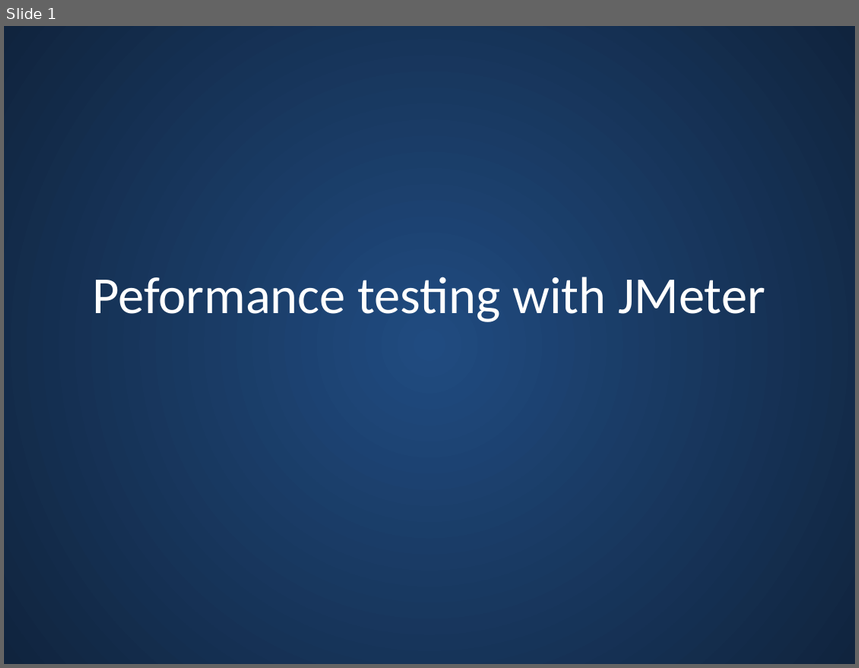
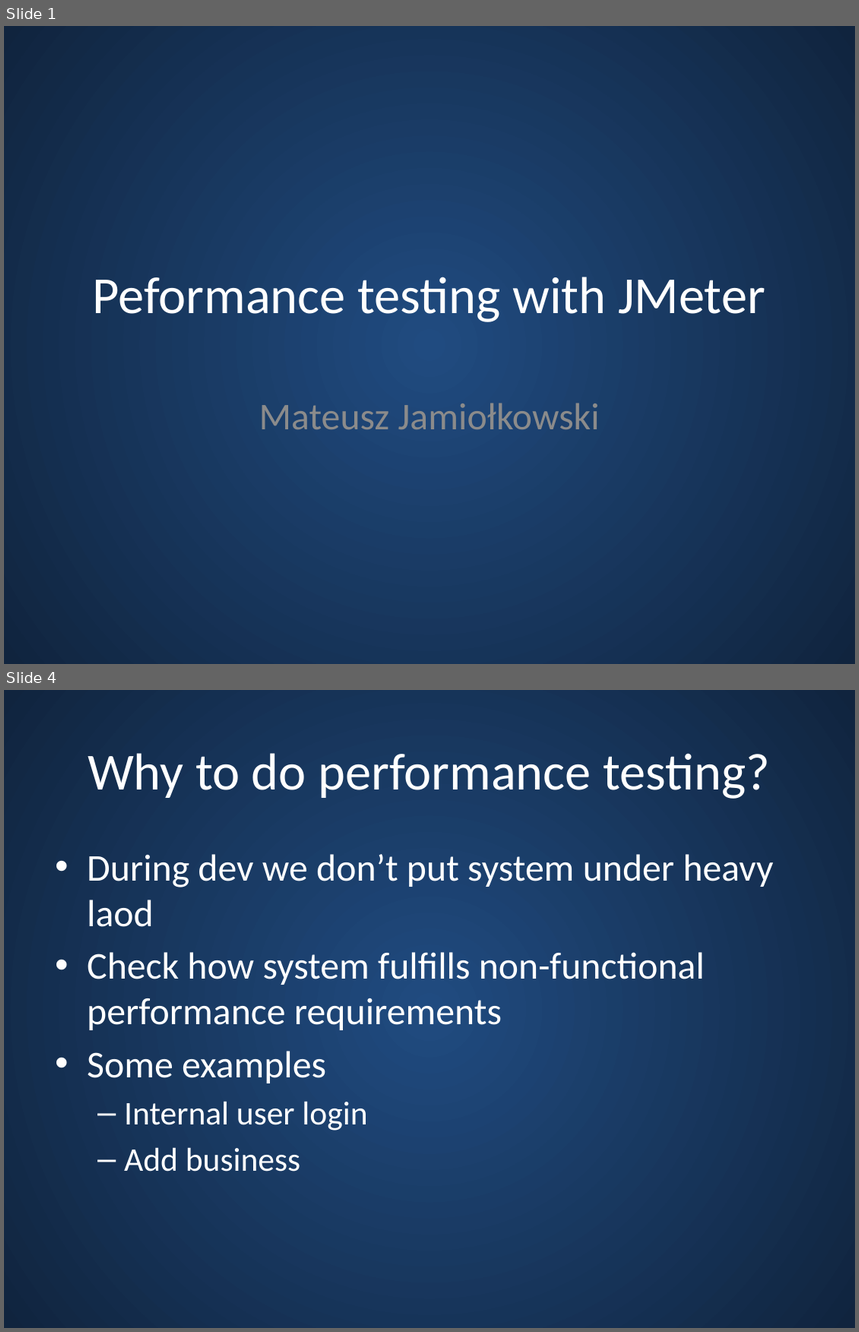
Before and after one commit to m-j/jmeter-demo, a slide deck: presentation/Jmeter-performance-tests.pptx. Shown one above the other, each under a label of ours: slide 1 before the commit, slides 1 and 4 after it; the slides between them are not shown. The pictures are 859x668 and 859x1332 pixels, drawn with LibreOffice and Linux fonts; fonts in the diff are those of the drawing. Boxes give left, top, right and bottom in pixels: in the first picture for what was removed or moved away, otherwise in the second. Text is boxed around its words. In the diff, an @@ line names an element or a change of style, - is before the commit and + after.

```diff
--- a/presentation/Jmeter-performance-tests.pptx
+++ b/presentation/Jmeter-performance-tests.pptx
@@ slide 4 added at (4,690,855,1328), background gradient #204B80 to #0F243E @@
@@ title added at (88,753,770,799), 44 pt, text #FFFFFF @@
+Why to do performance testing?
@@ text added at (87,854,774,1172), 32 pt, text #FFFFFF @@
+• During dev we don’t put system under heavy laod
+• Check how system fulfills non-functional performance requirements
+• Some examples
+  – Internal user login
+  – Add business
@@ slide 1 changed as well @@
@@ subtitle added at (259,403,600,430), 32 pt, text #8C8C8C @@
+Mateusz Jamiołkowski
```
Also in this commit, not shown: 11 other slides added, 1 slide removed.
